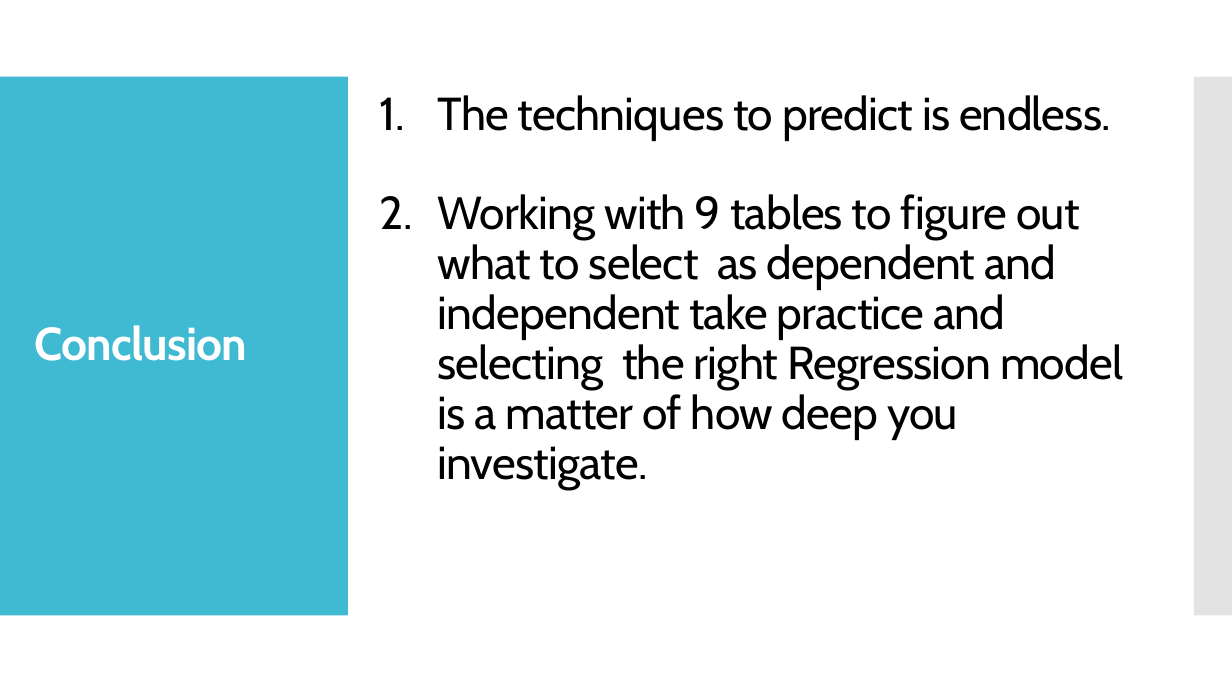
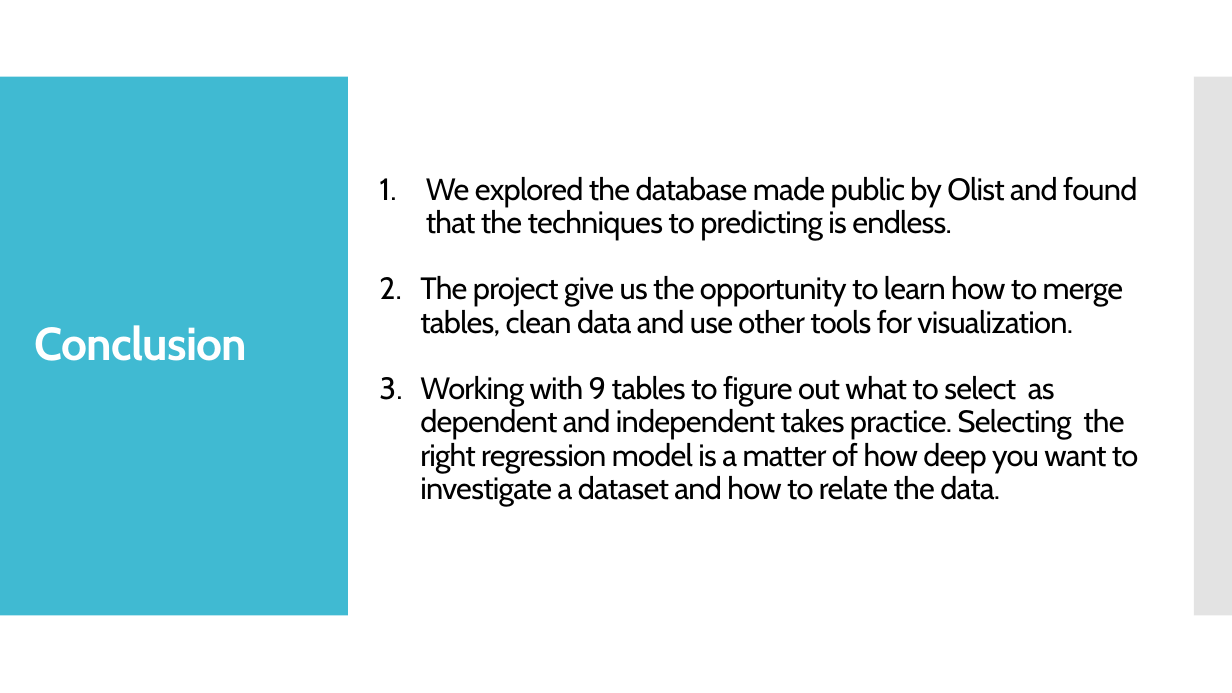
Before and after one commit to perezrm/Cap3_brazilian_ecommerce, a slide deck: slide 9 of Cap3_Olist_Brazilian_Ecommerce.pptx (slide 7 before the commit). Drawn at 1232x693 pixels with LibreOffice and Linux fonts; fonts in the diff are those of the drawing. Boxes give left, top, right and bottom in pixels: in the first picture for what was removed or moved away, otherwise in the second. Text is boxed around its words. In the diff, an @@ line names an element or a change of style, - is before the commit and + after.

```diff
--- a/Cap3_Olist_Brazilian_Ecommerce.pptx
+++ b/Cap3_Olist_Brazilian_Ecommerce.pptx
@@ text at [420, 177, 1138, 506]: text changed; size 36 to 24 pt @@
-1. The techniques to predict is endless.
-2. Working with 9 tables to figure out what to select as dependent and independent take practice and selecting the right Regression model is a matter of how deep you investigate.
+1. We explored the database made public by Olist and found that the techniques to predicting is endless.
+2. The project give us the opportunity to learn how to merge tables, clean data and use other tools for visualization.
+3. Working with 9 tables to figure out what to select as dependent and independent takes practice. Selecting the right regression model is a matter of how deep you want to investigate a dataset and how to relate the data.
```
Also in this commit, not shown: 5 other slides changed, 3 slides added, 1 slide removed, 10 other files.
